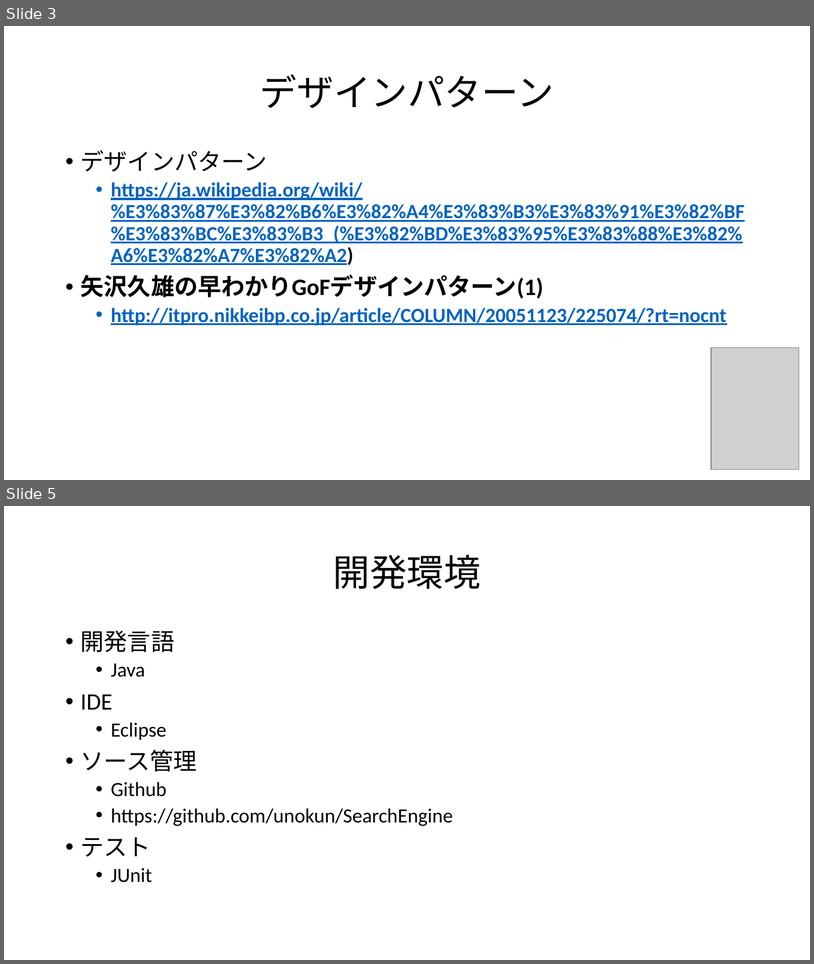
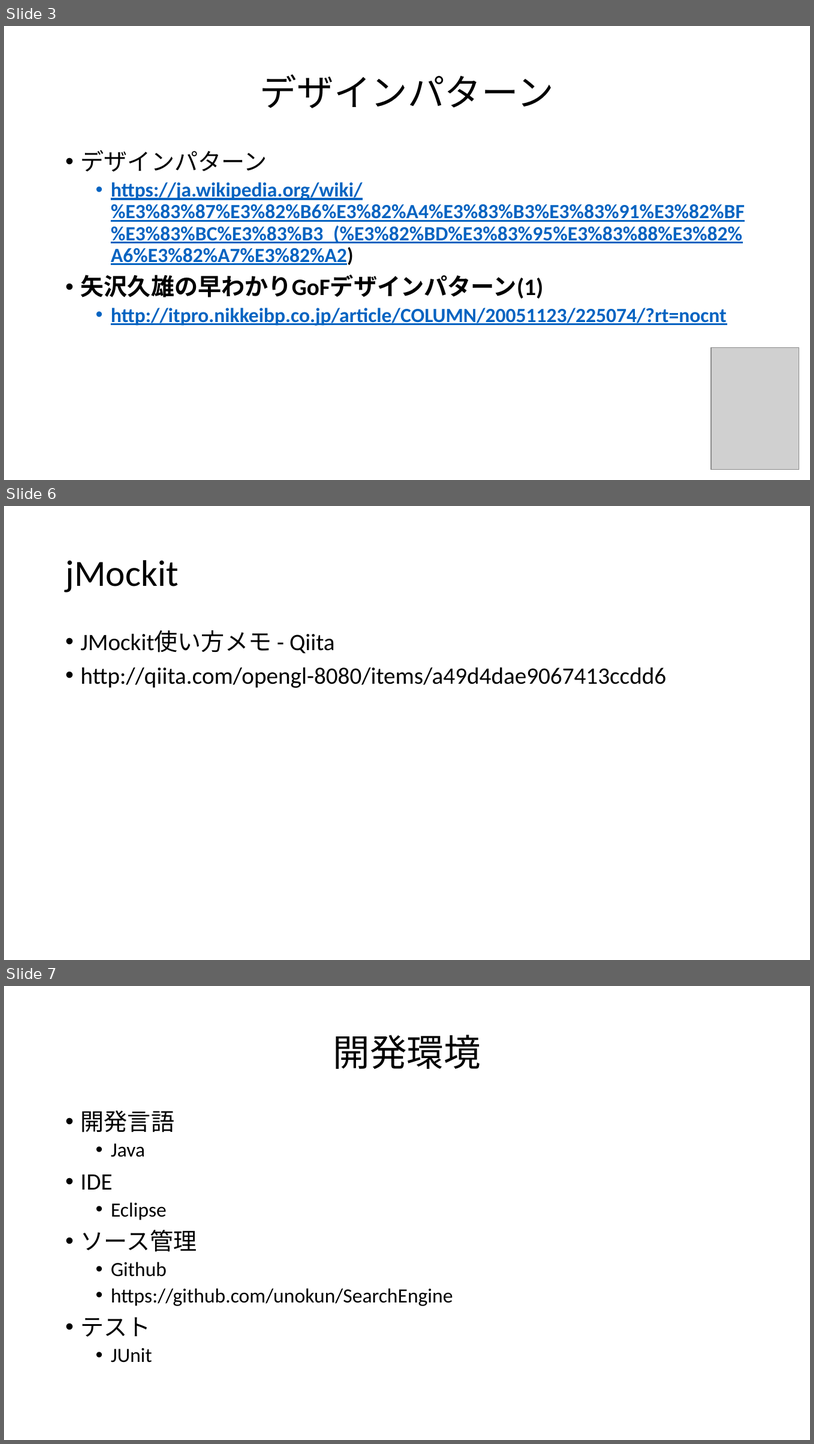
Before and after one commit to unokun/SearchEngine, a slide deck: doc/検索エンジン.pptx. Shown one above the other, each under a label of ours: slides 3 and 5 before the commit, slides 3, 6 and 7 after it; the slides between them are not shown. The pictures are 814x964 and 814x1444 pixels, drawn with LibreOffice and Linux fonts; fonts in the diff are those of the drawing; grey boxes stand for pictures. Boxes give left, top, right and bottom in pixels: in the first picture for what was removed or moved away, otherwise in the second. Text is boxed around its words. In the diff, an @@ line names an element or a change of style, - is before the commit and + after.

```diff
--- a/doc/検索エンジン.pptx
+++ b/doc/検索エンジン.pptx
@@ slide 6 added at (4,506,810,960), background #FFFFFF @@
@@ title added at (65,560,178,592), 44 pt, text #000000 @@
+jMockit
@@ text added at (81,630,667,688), 28 pt, text #000000 @@
+• JMockit使い方メモ - Qiita
+• http://qiita.com/opengl-8080/items/a49d4dae9067413ccdd6
@@ what was slide 5 is now slide 7 @@
```
Also in this commit, not shown: 1 slide changed, 1 other slide added, 3 other files.
